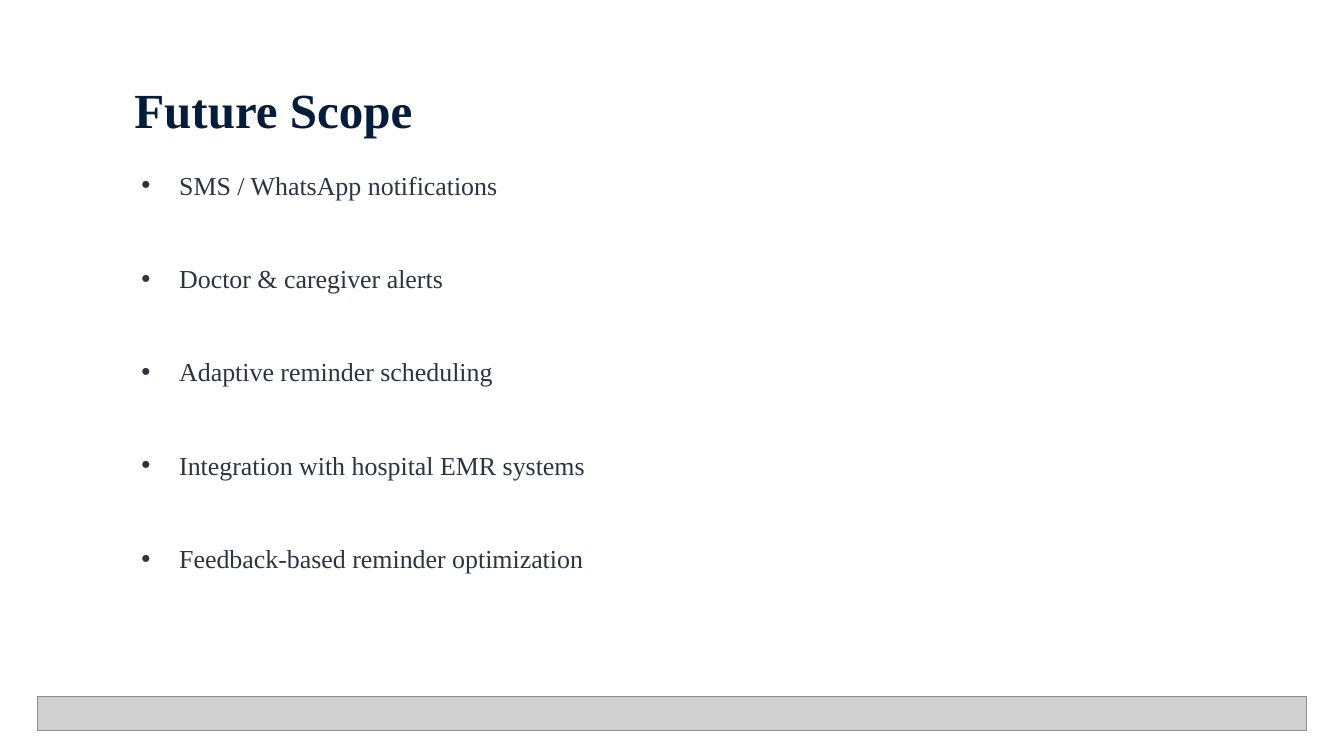
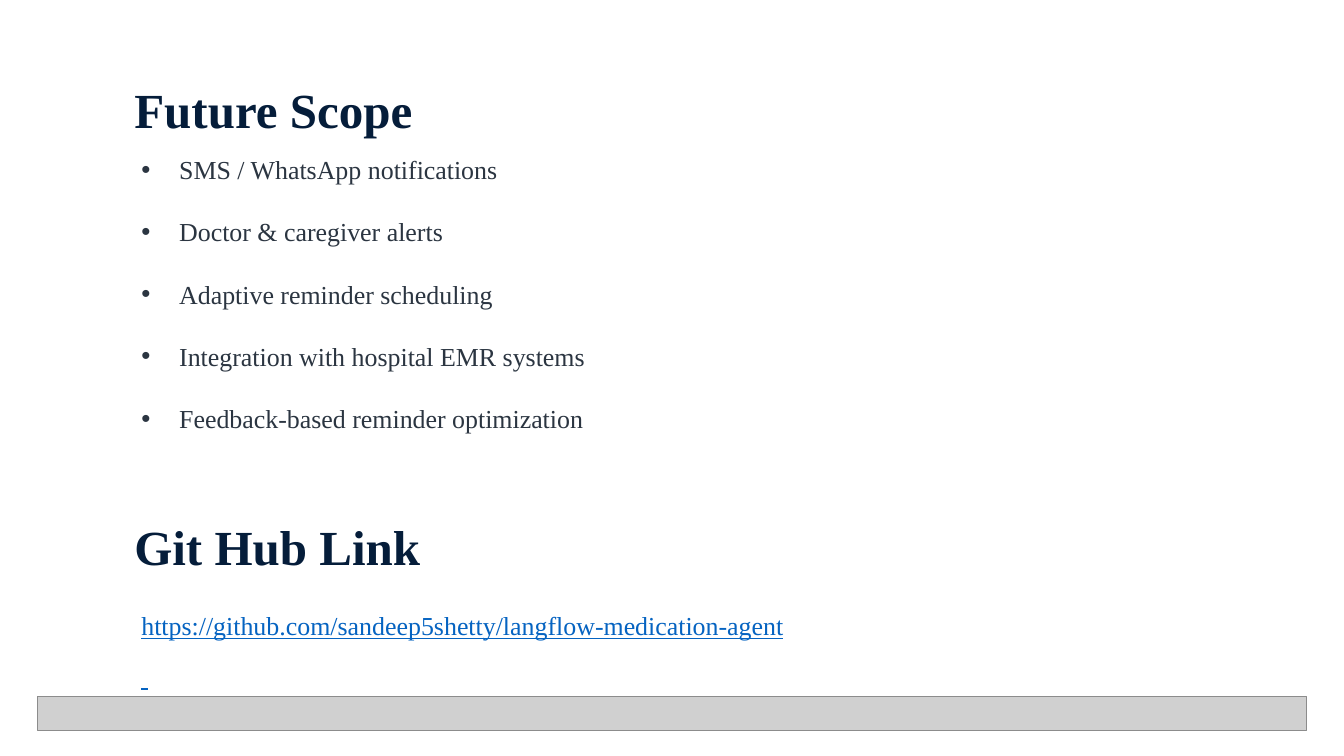
Before and after one commit to sandeep5shetty/langflow-medication-agent, a slide deck: slide 21 of Hackthon Project Presentation.pptx (slide 18 before the commit). Drawn at 1344x756 pixels with LibreOffice and Linux fonts; fonts in the diff are those of the drawing; grey boxes stand for pictures. Boxes give left, top, right and bottom in pixels: in the first picture for what was removed or moved away, otherwise in the second. Text is boxed around its words. In the diff, an @@ line names an element or a change of style, - is before the commit and + after.

```diff
--- a/Hackthon Project Presentation.pptx
+++ b/Hackthon Project Presentation.pptx
@@ text "SMS / WhatsApp notifications" at <box>179,160,585,434</box>: line spacing 1.5 to 1 @@
@@ text added at <box>134,531,420,566</box>, 35 pt, text #051D3A, bold @@
+Git Hub Link
@@ text added at <box>141,616,783,641</box>, 18.5 pt, text #0563C1, underline @@
+https://github.com/sandeep5shetty/langflow-medication-agent
```
Also in this commit, not shown: 8 other slides changed, 6 slides added, 4 slides removed.
